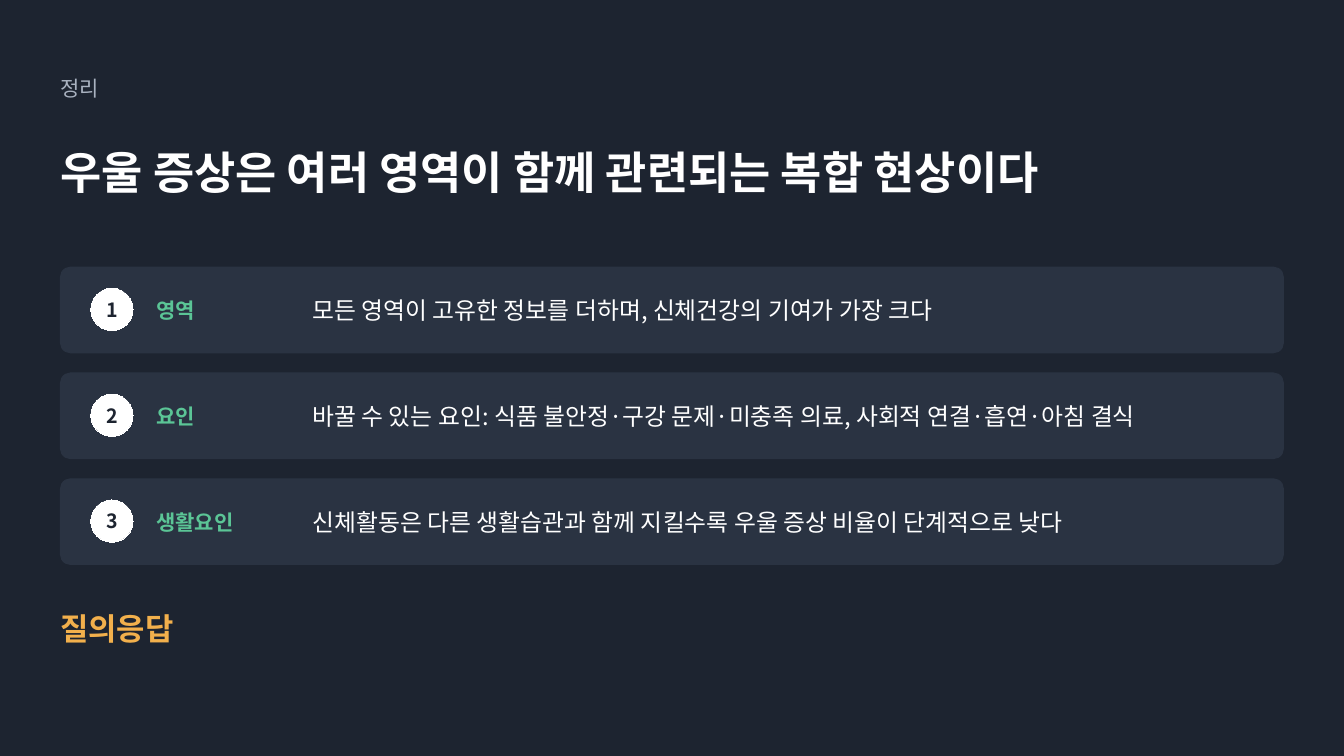
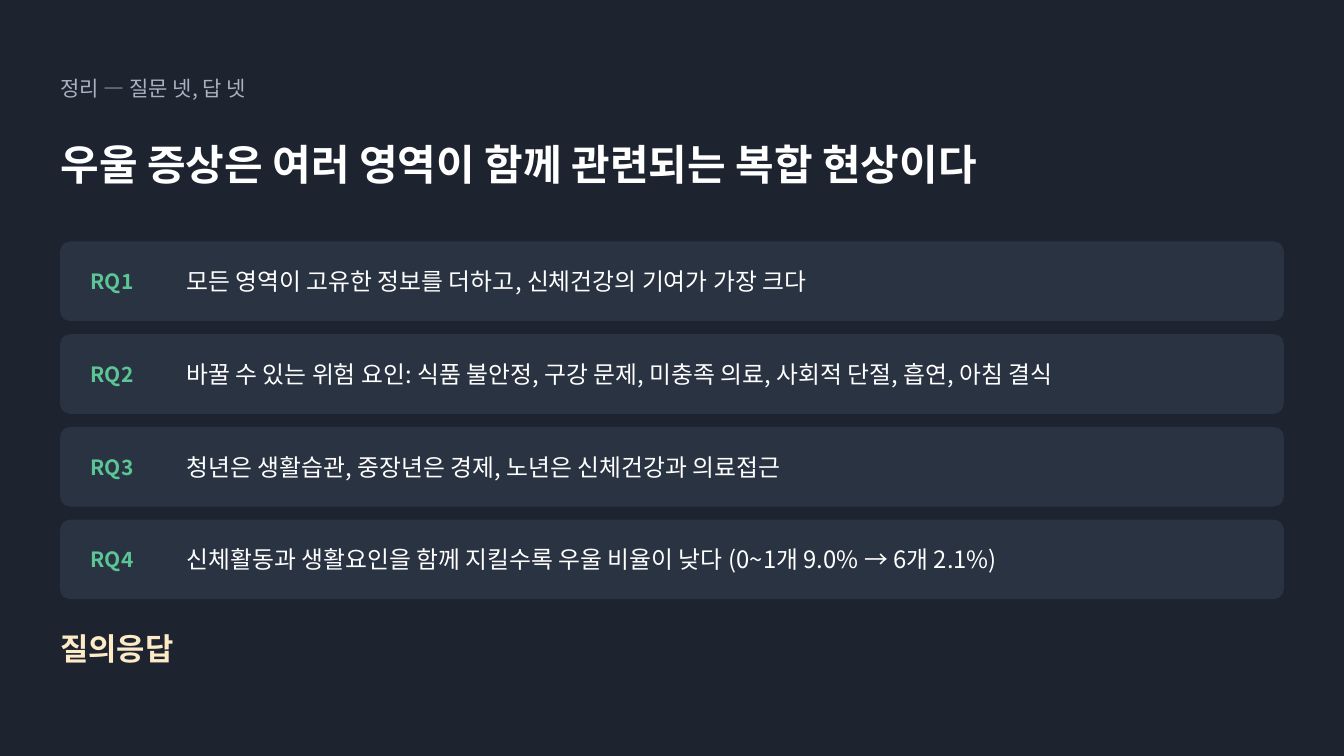
Before and after one commit to 202103116-stack/Depression_MultiDomain_Capstone, a slide deck: slide 16 of presentation/proposal_v2.pptx (slide 13 before the commit). Drawn at 1344x756 pixels with LibreOffice and Linux fonts; fonts in the diff are those of the drawing. Boxes give left, top, right and bottom in pixels: in the first picture for what was removed or moved away, otherwise in the second. Text is boxed around its words. In the diff, an @@ line names an element or a change of style, - is before the commit and + after.

```diff
--- a/presentation/proposal_v2.pptx
+++ b/presentation/proposal_v2.pptx
@@ text at bbox=[60, 78, 246, 100]: text changed @@
-정리
+정리 — 질문 넷, 답 넷
@@ text "우울 증상은 여러 영역이 함께 ..." at bbox=[60, 144, 976, 184]: size 32 to 30 pt @@
@@ rounded rectangle: place and size @@
-rounded rectangle at bbox=[60, 267, 1284, 353]
+rounded rectangle at bbox=[60, 242, 1284, 321]
@@ ellipse removed at bbox=[91, 288, 133, 331] @@
-1
@@ text added at bbox=[91, 273, 134, 293], 15 pt, text #5BC596, bold @@
+RQ1
@@ text at bbox=[186, 270, 806, 294]: text changed @@
-모든 영역이 고유한 정보를 더하며, 신체건강의 기여가 가장 크다
+모든 영역이 고유한 정보를 더하고, 신체건강의 기여가 가장 크다
@@ text removed at bbox=[156, 300, 195, 320] @@
-영역
@@ proportions changed in 3 elements at bbox=[60, 242, 1284, 321], bbox=[60, 520, 1284, 599], bbox=[60, 335, 1284, 413] @@
@@ rounded rectangle: place and size @@
-rounded rectangle at bbox=[60, 373, 1284, 459]
+rounded rectangle at bbox=[60, 335, 1284, 413]
@@ text added at bbox=[91, 366, 134, 386], 15 pt, text #5BC596, bold @@
+RQ2
@@ text at bbox=[186, 363, 1053, 387]: text changed @@
-바꿀 수 있는 요인: 식품 불안정·구강 문제·미충족 의료, 사회적 연결·흡연·아침 결식
+바꿀 수 있는 위험 요인: 식품 불안정, 구강 문제, 미충족 의료, 사회적 단절, 흡연, 아침 결식
@@ ellipse removed at bbox=[91, 394, 133, 437] @@
-2
@@ text removed at bbox=[156, 406, 195, 426] @@
-요인
@@ rounded rectangle added at bbox=[60, 427, 1284, 506], fill #2A3342, outline #2A3342 0.75 pt @@
@@ text added at bbox=[91, 459, 134, 479], 15 pt, text #5BC596, bold @@
+RQ3
@@ text added at bbox=[186, 456, 780, 480], 17 pt, text #FFFFFF @@
+청년은 생활습관, 중장년은 경제, 노년은 신체건강과 의료접근
@@ ellipse removed at bbox=[91, 500, 133, 542] @@
-3
@@ rounded rectangle: place and size @@
-rounded rectangle at bbox=[60, 479, 1284, 565]
+rounded rectangle at bbox=[60, 520, 1284, 599]
@@ text removed at bbox=[156, 512, 233, 532] @@
-생활요인
@@ text added at bbox=[91, 551, 134, 571], 15 pt, text #5BC596, bold @@
+RQ4
@@ text at bbox=[186, 548, 997, 573]: text changed @@
-신체활동은 다른 생활습관과 함께 지킬수록 우울 증상 비율이 단계적으로 낮다
+신체활동과 생활요인을 함께 지킬수록 우울 비율이 낮다 (0~1개 9.0% → 6개 2.1%)
@@ text "질의응답": place and size @@
-text "질의응답" at bbox=[60, 614, 173, 643]
+text "질의응답" at bbox=[60, 634, 173, 663]
@@ text "질의응답" at bbox=[60, 634, 173, 663]: text colour #F2B04C to #FDEBC8 @@
```
Also in this commit, not shown: 12 other slides changed, 7 slides added, 4 slides removed, 11 other files.
